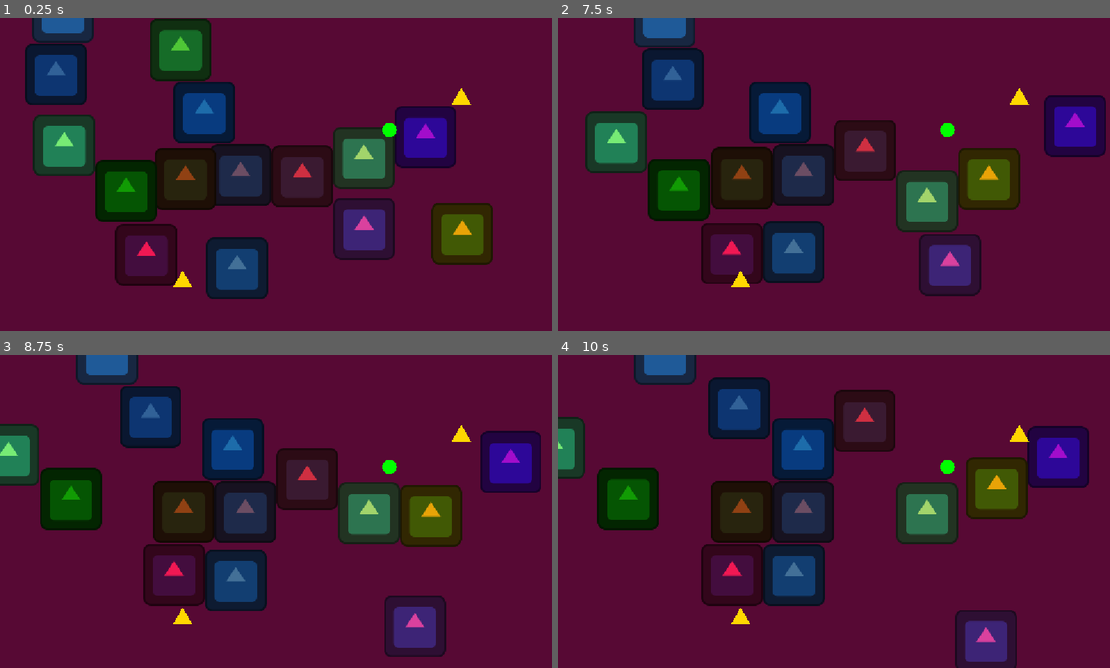
Above: before the commit, frames 1-4 (two rows, left to right).
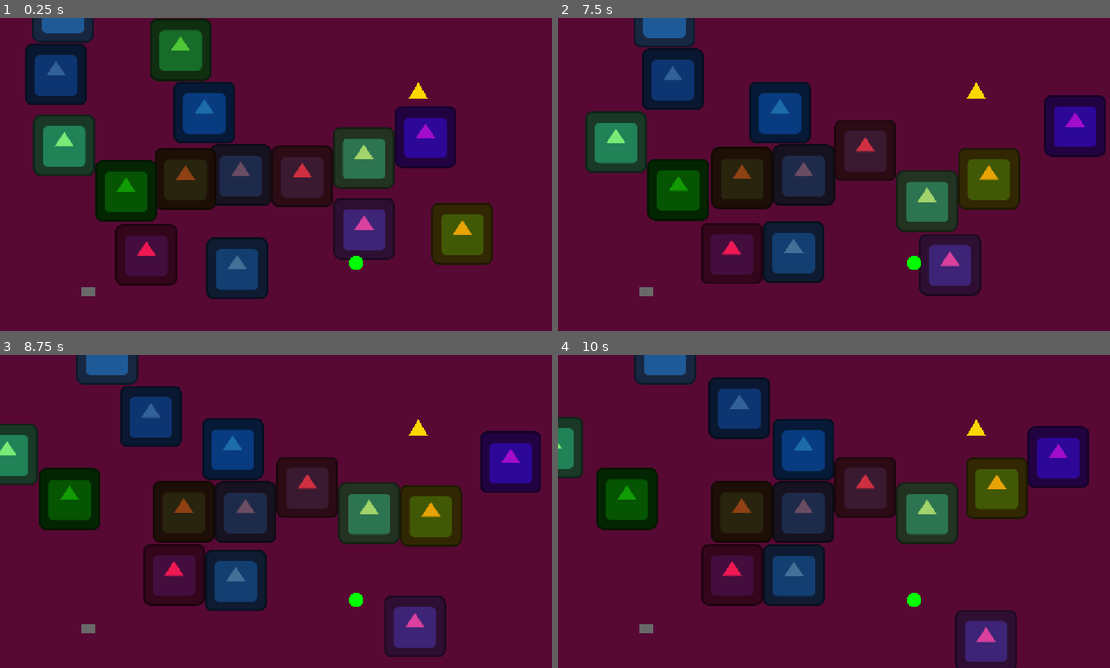
Above: after the commit, the same moments.

Repository: Tijana0/Last-One-Dancing
Game: Godot game, scene res://scenes/game_room.tscn
Same seed, same stepped clock (60 frames per second), same inputs: the game is played once before the commit and once after it. This scene is started directly instead of the project's main scene. The engine's default icon, where the game draws it, is replaced by a stand-in: a white triangle on a blue panel in a dark square.
Inputs:
- Up to frame 1 (0.25 s): no input
- Up to frame 2 (7.5 s): tap Enter (ui_accept) at 0.5, 0.77, 1.25, 1.52, 2, 3.02, 3.77, 4.52, 6.02, 6.5, 6.77 s; hold Right (ui_right) 0.53-1.28 s; tap F (dance) every 2.25 s from 0.6 to 7.35 s; hold Down (ui_down) 1.28-2.03 s; tap K at 1.35, 5.85 s; hold Right (ui_right) 2.03-2.78 s; hold Space 2.03-2.78 s; hold Up (ui_up) 2.78-3.53 s; hold K 3.53-4.28 s; hold Left (ui_left) 3.53-5.03 s; tap Space at 4.35 s; hold Down (ui_down) 5.03-5.78 s; hold Right (ui_right) 5.78-6.53 s; hold Up (ui_up) 6.53-7.28 s; hold Space 6.53-7.28 s; hold Right (ui_right) from 7.28 s (still down)
- Up to frame 3 (8.75 s): tap Enter (ui_accept) at 7.52 s; release Right (ui_right) at 8.03 s; hold Down (ui_down) from 8.03 s (still down); hold K from 8.03 s (still down)
- Up to frame 4 (10 s): release Down (ui_down) at 8.78 s; release K at 8.78 s; hold Left (ui_left) 8.78-9.53 s; tap Space at 8.85 s; tap Enter (ui_accept) at 9.02, 9.77 s; hold Up (ui_up) from 9.53 s (still down); tap F (dance) at 9.6 s

The runs differ from the first frame. In frame 1, 0.5% of the frame differs, in the area x 14-86%, y 20-89%; in frame 2, 0.7%; in frame 3, 2.1%; in frame 4, 5.3%, in the area x 0-86%, y 7-89%.

Commit message:
fix: synchronize pickup item types across clients

Diff:
--- a/scripts/managers/game_manager.gd
+++ b/scripts/managers/game_manager.gd
@@ -50,18 +50,32 @@
 
 func spawn_scattered_items():
 	print("Spawning scattered items...")
+
+	# Create a list of types to ensure one of each
+	var types = [0, 1, 2] # POTION, GUN, MASK
+	types.shuffle()
+
 	for i in range(PICKUP_COUNT):
 		var item_name = "Pickup_" + str(i)
 		var pos = Vector2(randf_range(-400, 400), randf_range(-300, 300))
 
+		# Cycle through types if count > 3 (using modulus)
+		var type = types[i % types.size()]
+
 		# Call RPC to spawn on all clients (including server)
-		spawn_item.rpc(pos, item_name)
+		spawn_item.rpc(pos, item_name, type)
 
 @rpc("authority", "call_local")
-func spawn_item(pos: Vector2, item_name: String):
+func spawn_item(pos: Vector2, item_name: String, item_type: int):
 	var item = PICKUP_SCENE.instantiate()
 	item.name = item_name
 	item.position = pos
+
+	# Set type BEFORE adding to tree so _ready logic works if needed,
+	# but we removed randomization from _ready so we just set it here.
+	item.type = item_type
+	item.update_visuals() # Force visual update
+
 	get_parent().call_deferred("add_child", item)
 
 @rpc("any_peer", "call_local")
--- a/scripts/pickup_item.gd
+++ b/scripts/pickup_item.gd
@@ -5,9 +5,6 @@
 
 func _ready():
 	add_to_group("pickups")
-
-	# Randomize type if not set
-	type = ItemType.values().pick_random()
 	update_visuals()
 
 func update_visuals():
